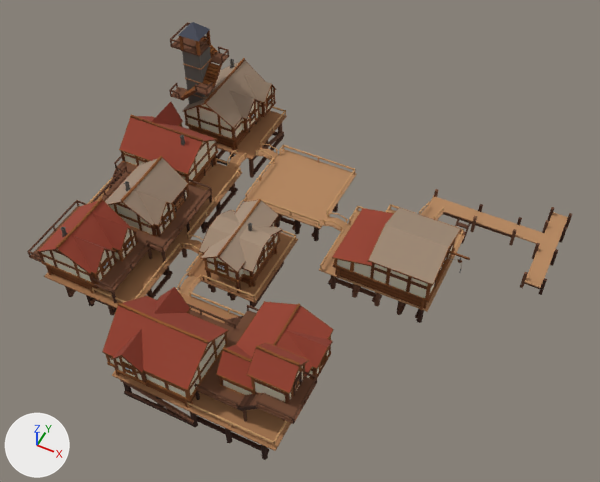
Before and after pictures for a commit that changed the glTF model kits/tbd/Village_on_stilts/village_on_stilts_all.glb.
Both versions are drawn from a 50 mm lens placed at (10.3, -20.8, 28.3), pointed at (0.3, -0.9, 3.4). Lighting does not change. The marker at lower left points along +X, +Y and +Z. The older version comes first. Vertices at exactly the same position are counted once.

Before the edit, the objects in view are built like this:
```python
me_mesh_0 = bpy.data.meshes.new('Mesh_0')
me_mesh_0.from_pydata(...)  # 15885 vertices, 18949 faces; spans x -9.7..9.7, y -8.9..7.9, z 0.0..7.6
me_mesh_0.materials.append(mat_village_on_stilts_deck)  # picture img_colormap_png
me_mesh_0.materials.append(mat_village_on_stilts_orange)  # picture img_colormap_png
me_mesh_0.materials.append(mat_village_on_stilts_red)  # picture img_colormap_png
me_mesh_0.materials.append(mat_village_on_stilts_olive)  # picture img_colormap_png
me_mesh_0.materials.append(mat_village_on_stilts_purple)  # picture img_colormap_png
me_mesh_0.materials.append(mat_village_on_stilts_cyan)  # picture img_colormap_png
me_mesh_0.materials.append(mat_village_on_stilts_blue)  # picture img_colormap_png
me_mesh_0.materials.append(mat_village_on_stilts_green)  # picture img_colormap_png
me_mesh_0.materials.append(mat_village_on_stilts_pink)  # picture img_colormap_png
ob_village_on_stilts_all = bpy.data.objects.new('village_on_stilts_all', me_mesh_0)
ob_village_on_stilts_all.location = (0.0, 0.0, 0.0)
```
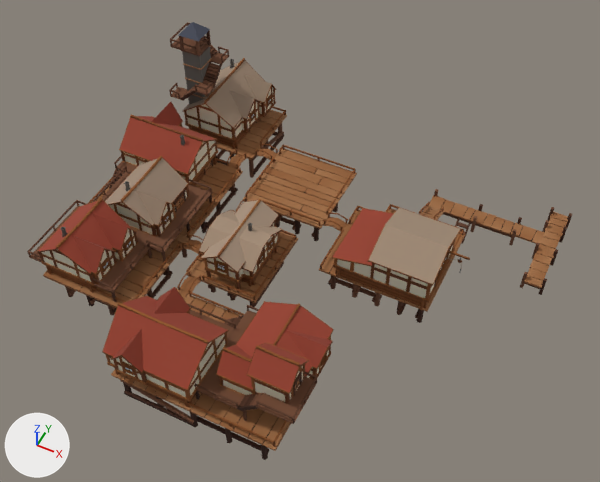
Where the change shows, as pixel boxes (x1, y1, x2, y2) in the pictures (600 x 482 px):
part 1 of me_mesh_0, built on
    before: (136, 160, 349, 299)
    after: (43, 110, 568, 450)
part 2 of me_mesh_0, surface changed
    before: (44, 31, 568, 451)
    after: (44, 31, 541, 451)

The edits, one by one:
me_mesh_0 is used by ob_village_on_stilts_all; location (0.0, 0.0, 0.0).
me_mesh_0 had 15885 vertices, 18949 faces and spanned x -9.7..9.7, y -8.9..7.9, z 0.0..7.6.
me_mesh_0 now has 16909 vertices, 20229 faces and spans x -9.7..9.7, y -8.9..7.9, z 0.0..7.6.
me_mesh_0 part 1: 9 vertices moved within x -6.1..1.9, y -2.1..3.2, z 1.6..1.9; 17 vertices removed from x -6.1..0.6, y -4.2..3.2, z 1.6..1.9; 1041 vertices added at x -9.7..9.6, y -8.7..7.9, z 0.8..1.9.
me_mesh_0 part 2: 2121 kept faces spanning x -9.7..9.6, y -8.7..7.9, z 0.8..7.1 get new texture (UV) coordinates.
